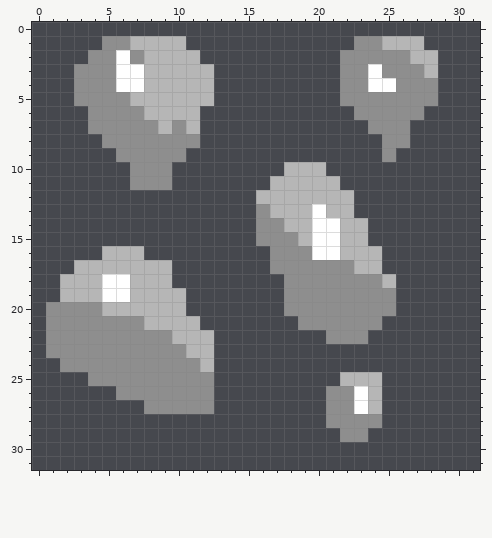
Pixel-art sprite, stored at sprites/blocks/Environment/zinc1.png. The picture above was drawn from the file before the commit.
The file is 32x32 pixels.
After the commit:
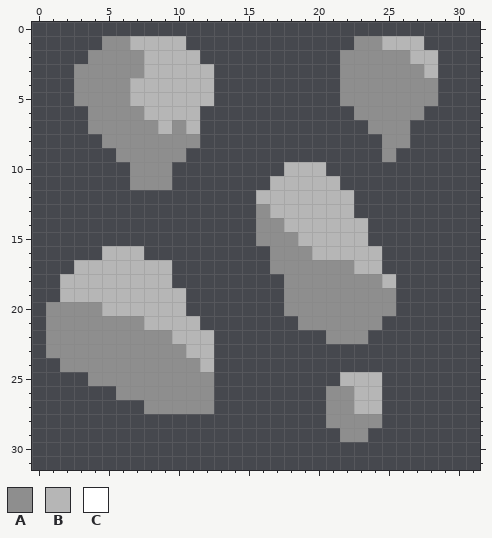
Palette (. is transparent): A #8e8e8e  B #b6b6b6  C #ffffff
Change:
@@ x 0..31 @@
  1 .....AABBBB............AABBB....
- 2 ....AACABBBB..........AAAAABB...
- 3 ...AAACCBBBBB.........AACAAAB...
- 4 ...AAACCBBBBB.........AACCAAA...
+ 2 ....AAAABBBB..........AAAAABB...
+ 3 ...AAAAABBBBB.........AAAAAAB...
+ 4 ...AAAABBBBBB.........AAAAAAA...
  5 ...AAAABBBBBB.........AAAAAAA...
@@ x 3..23 @@
 12 .............BBBBBBB.
-13 .............ABBBCBB.
-14 .............AABBCCBB
-15 .............AAABCCBB
-16 ..BBB.........AAACCBB
+13 .............ABBBBBB.
+14 .............AABBBBBB
+15 .............AAABBBBB
+16 ..BBB.........AAABBBB
 17 BBBBBBB.......AAAAAAB
-18 BBCCBBB........AAAAAA
-19 BBCCBBBB.......AAAAAA
+18 BBBBBBB........AAAAAA
+19 BBBBBBBB.......AAAAAA
 20 AABBBBBB.......AAAAAA
@@ x 21..25 @@
 25 .BBB.
-26 AACB.
-27 AACB.
+26 AABB.
+27 AABB.
 28 AAAA.
